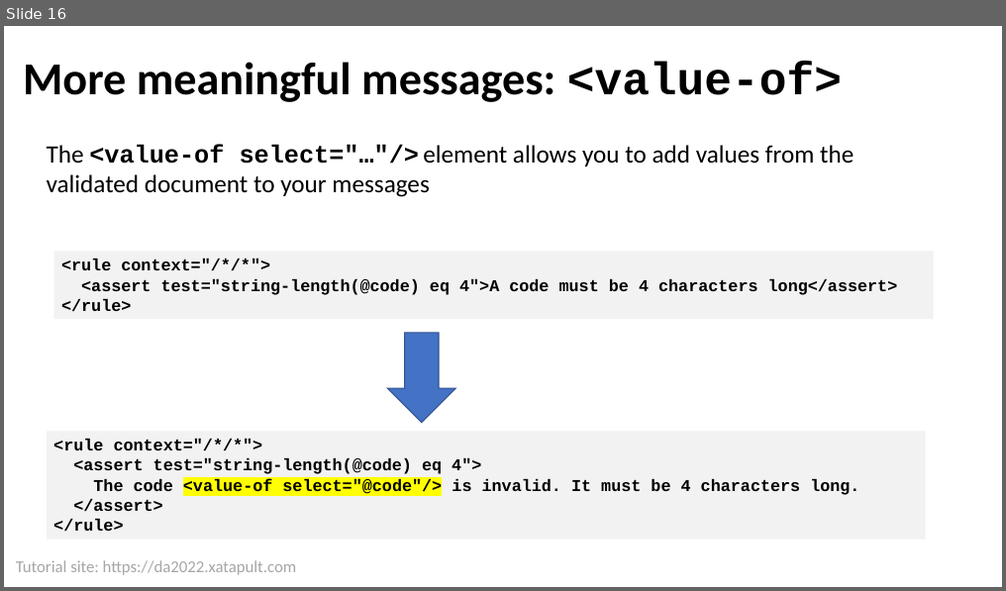
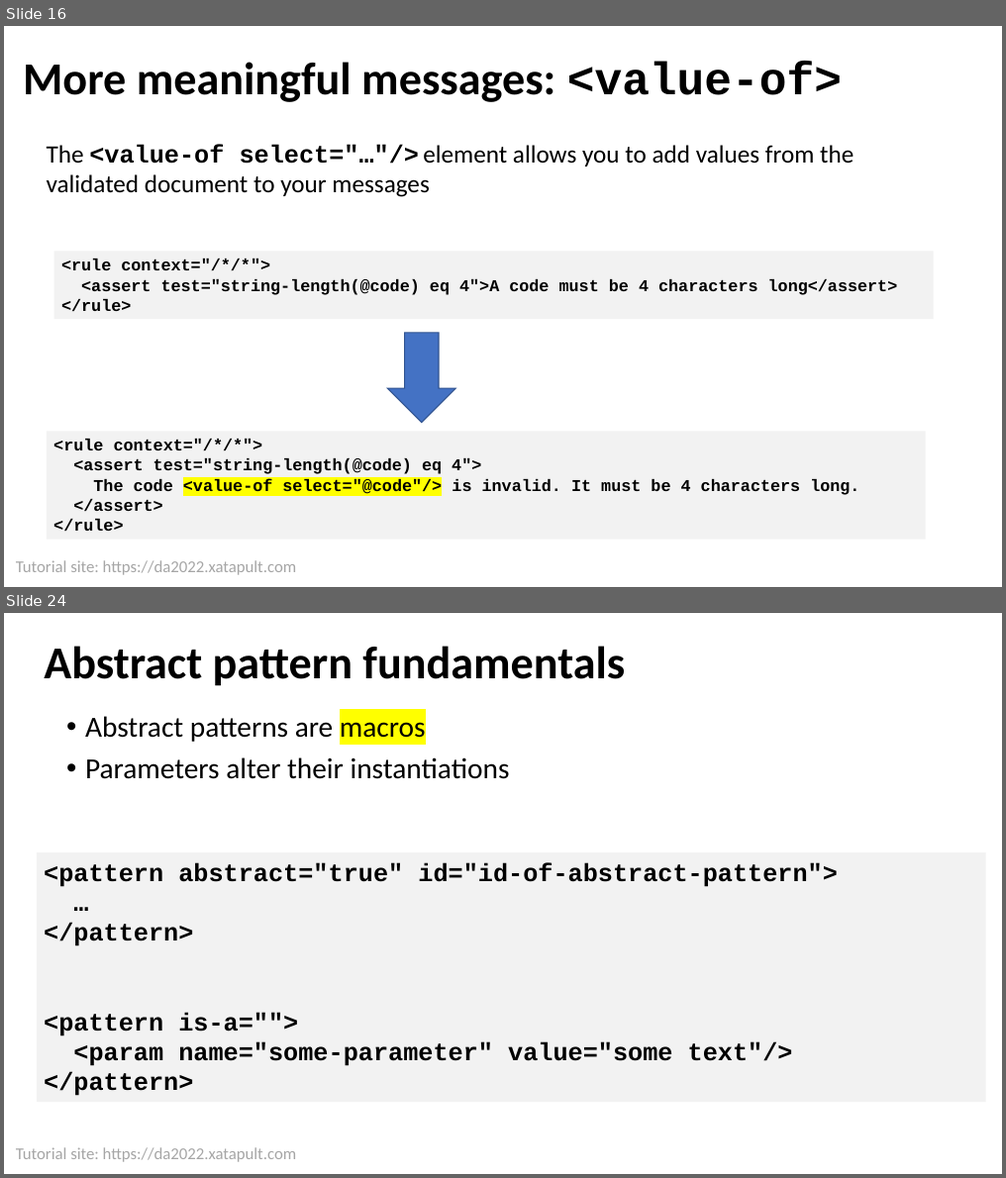
Before and after one commit to xatapult/da-2022-schematron, a slide deck: presentation/Schematron Tutorial DA 2022.pptx. Shown one above the other, each under a label of ours: slide 16 before the commit, slides 16 and 24 after it; the slides between them are not shown. The pictures are 1006x591 and 1006x1178 pixels, drawn with LibreOffice and Linux fonts; fonts in the diff are those of the drawing; background and template pictures are left out. Boxes give left, top, right and bottom in pixels: in the first picture for what was removed or moved away, otherwise in the second. Text is boxed around its words. In the diff, an @@ line names an element or a change of style, - is before the commit and + after.

```diff
--- a/presentation/Schematron Tutorial DA 2022.pptx
+++ b/presentation/Schematron Tutorial DA 2022.pptx
@@ slide 24 added at [4, 613, 1002, 1174], background #FFFFFF; not listed: 1 template element that a slide beside it also shows @@
@@ title added at [44, 646, 625, 686], 44 pt, text #000000, bold @@
+Abstract pattern fundamentals
@@ text added at [85, 716, 510, 779], 28 pt, text #000000 @@
+• Abstract patterns are macros
+• Parameters alter their instantiations
@@ rectangle added at [37, 853, 985, 1102], fill #F2F2F2, 24 pt, text #000000, bold @@
+<pattern abstract="true" id="id-of-abstract-pattern">
+…
+</pattern>
+<pattern is-a="">
+<param name="some-parameter" value="some text"/>
+</pattern>
```
Also in this commit, not shown: 7 slides changed, 5 other slides added, 5 slides removed, 27 other files.
